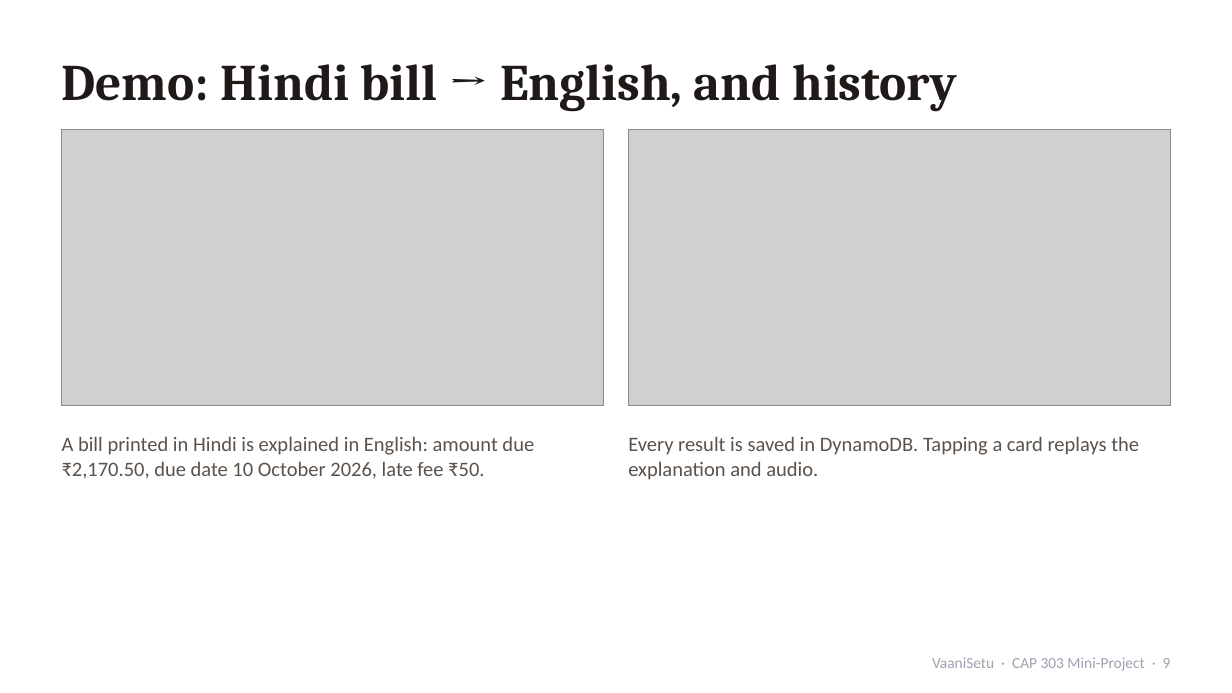
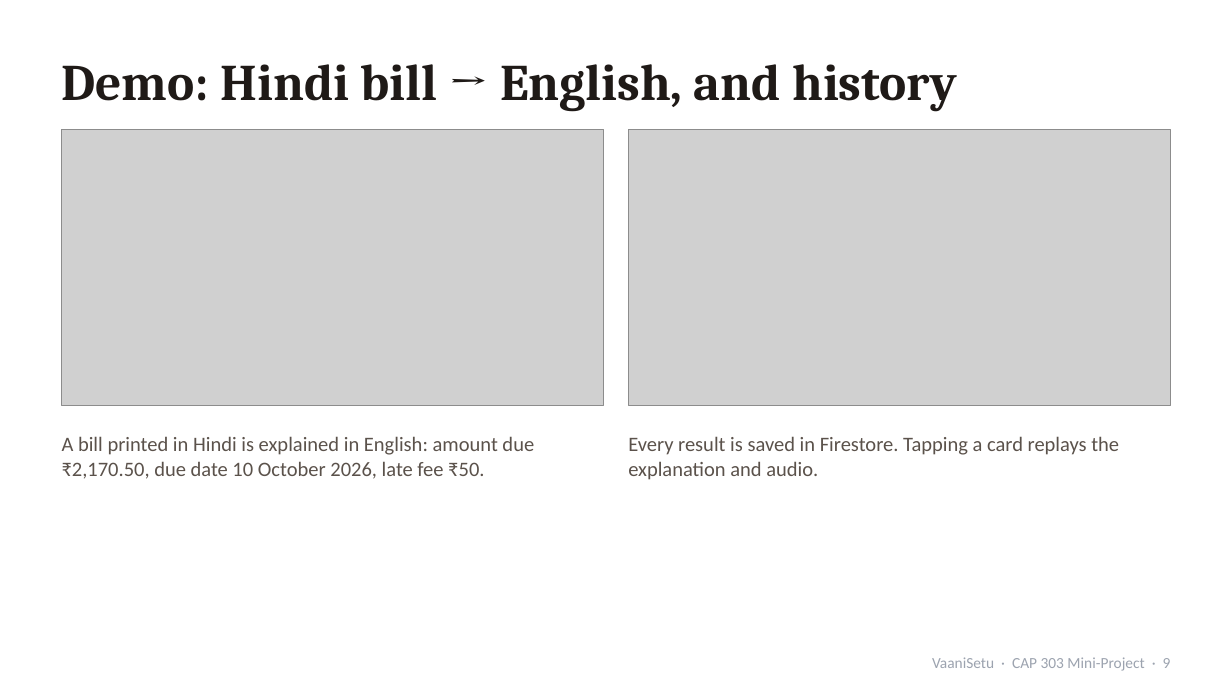
Before and after one commit to 17mohak/vaanisetu, a slide deck: slide 9 of deliverables/VaaniSetu_Presentation.pptx. Drawn at 1232x693 pixels with LibreOffice and Linux fonts; fonts in the diff are those of the drawing; grey boxes stand for pictures. Boxes give left, top, right and bottom in pixels: in the first picture for what was removed or moved away, otherwise in the second. Text is boxed around its words. In the diff, an @@ line names an element or a change of style, - is before the commit and + after.

```diff
--- a/deliverables/VaaniSetu_Presentation.pptx
+++ b/deliverables/VaaniSetu_Presentation.pptx
@@ text at [628,436,1119,480]: text changed @@
-Every result is saved in DynamoDB. Tapping a card replays the explanation and audio.
+Every result is saved in Firestore. Tapping a card replays the explanation and audio.
```
Also in this commit, not shown: 10 other slides changed, 1 other file.
